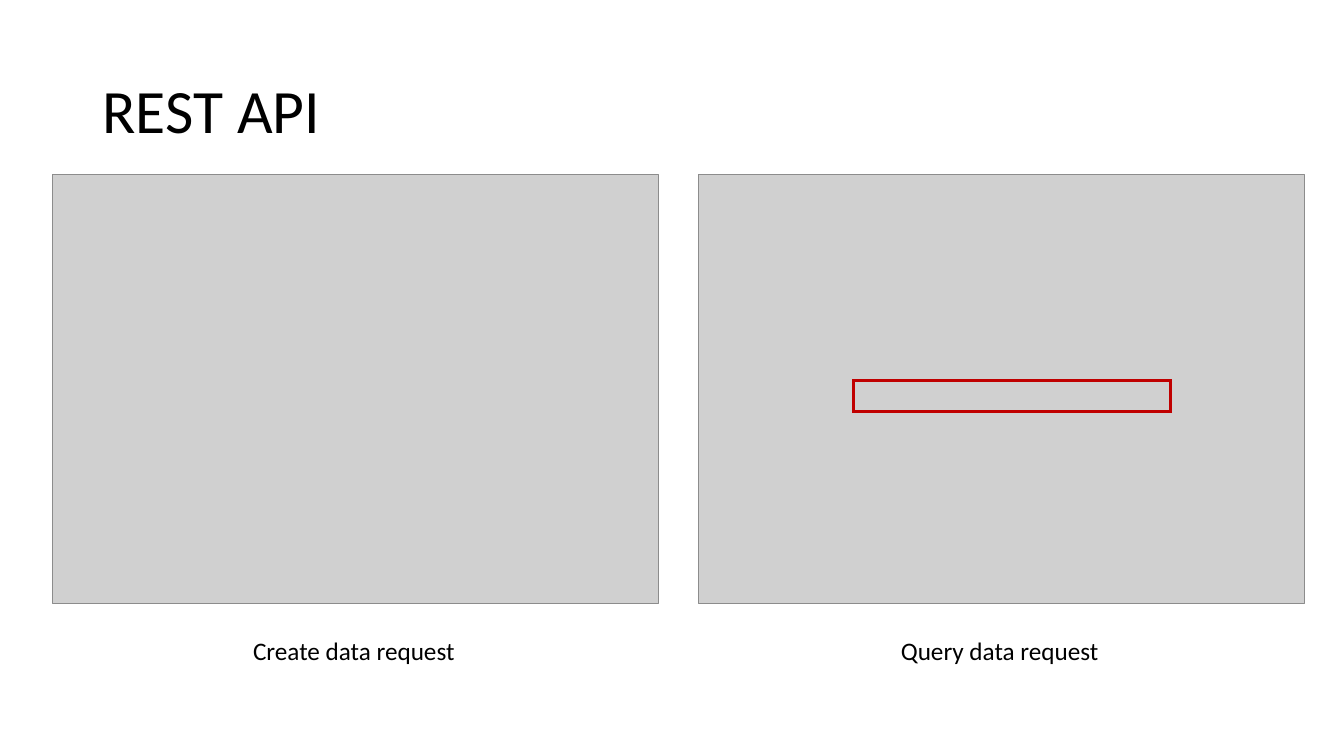
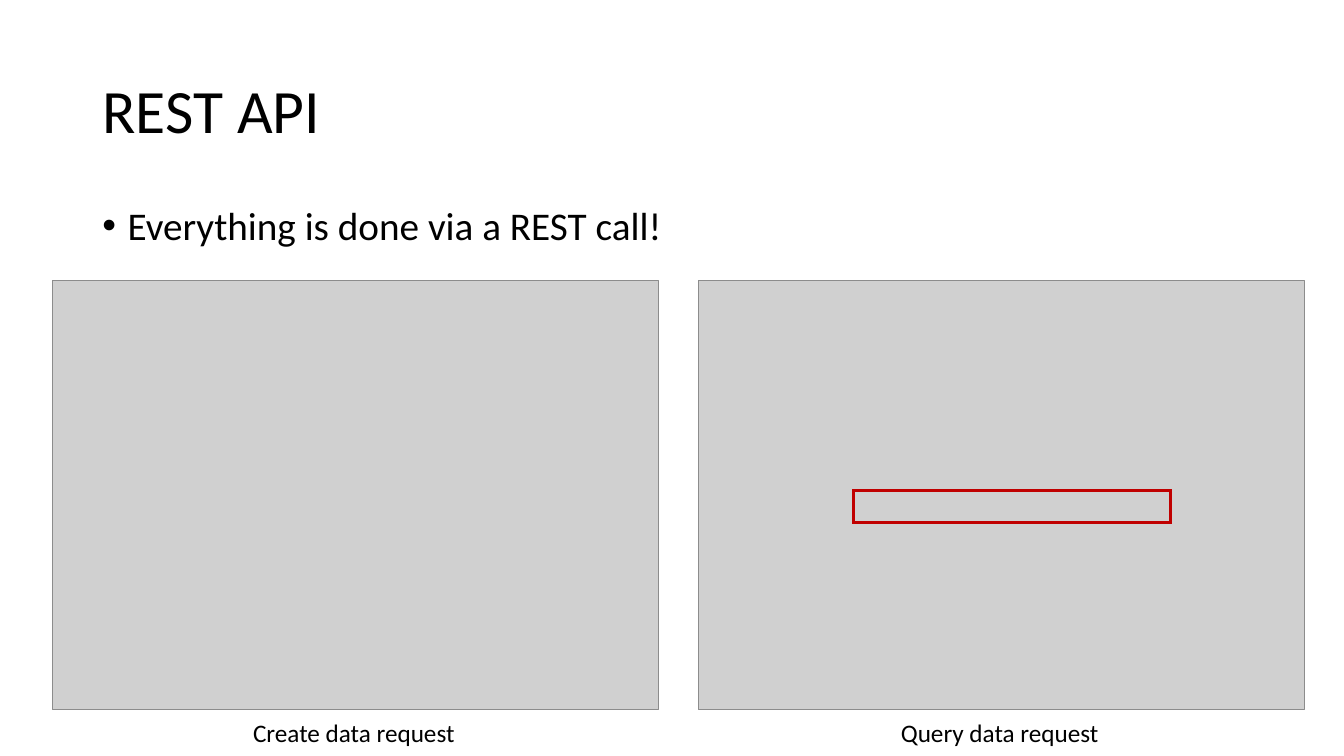
Before and after one commit to asiemer/AzureJeeps, a slide deck: slide 32 of docs/presentation.pptx (slide 10 before the commit). Drawn at 1344x756 pixels with LibreOffice and Linux fonts; fonts in the diff are those of the drawing; grey boxes stand for pictures. Boxes give left, top, right and bottom in pixels: in the first picture for what was removed or moved away, otherwise in the second. Text is boxed around its words. In the diff, an @@ line names an element or a change of style, - is before the commit and + after.

```diff
--- a/docs/presentation.pptx
+++ b/docs/presentation.pptx
@@ text added at [128,212,662,247], 28 pt, text #000000 @@
+• Everything is done via a REST call!
@@ picture: place and size @@
-picture at [52,174,658,604]
+picture at [52,281,658,711]
@@ picture: place and size @@
-picture at [699,174,1305,604]
+picture at [699,281,1305,711]
@@ rectangle: place and size @@
-rectangle at [854,380,1171,412]
+rectangle at [854,491,1171,523]
@@ text "Create data request": place and size @@
-text "Create data request" at [253,642,455,664]
+text "Create data request" at [253,724,455,746]
@@ text "Query data request": place and size @@
-text "Query data request" at [901,642,1098,664]
+text "Query data request" at [901,724,1098,746]
```
Also in this commit, not shown: 5 other slides changed, 29 slides added.
